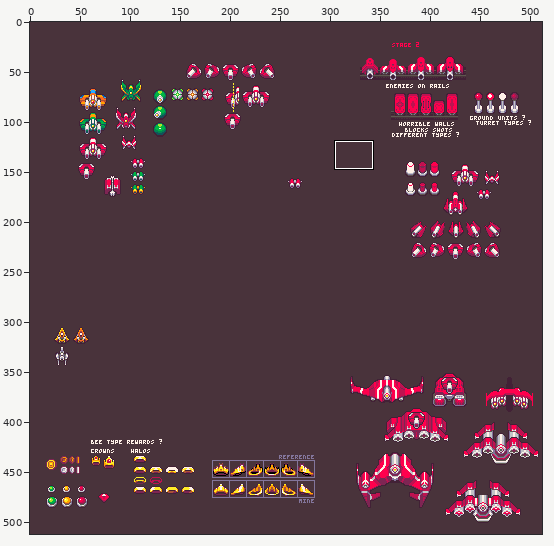
Edited in one commit: pixel-art file (art_folder/enemy_ships.aseprite). The picture above shows the old version from afar; the outline marks the close-up.
Close-up. The starting point:
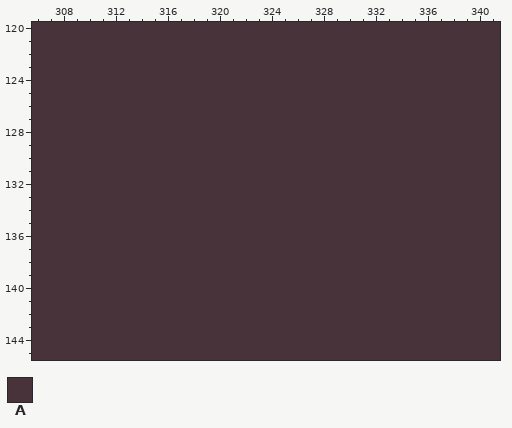
512x512 pixels, 1 frame. Shown: x 306..341, y 120..145.
Visible layers, top first: "Flattened", "Layer 1".
Palette (. is transparent): A #49333b
Pixels before, first column x 306:
120 AAAAAAAAAAAAAAAAAAAAAAAAAAAAAAAAAAAA
121 AAAAAAAAAAAAAAAAAAAAAAAAAAAAAAAAAAAA
122 AAAAAAAAAAAAAAAAAAAAAAAAAAAAAAAAAAAA
123 AAAAAAAAAAAAAAAAAAAAAAAAAAAAAAAAAAAA
124 AAAAAAAAAAAAAAAAAAAAAAAAAAAAAAAAAAAA
125 AAAAAAAAAAAAAAAAAAAAAAAAAAAAAAAAAAAA
126 AAAAAAAAAAAAAAAAAAAAAAAAAAAAAAAAAAAA
127 AAAAAAAAAAAAAAAAAAAAAAAAAAAAAAAAAAAA
128 AAAAAAAAAAAAAAAAAAAAAAAAAAAAAAAAAAAA
129 AAAAAAAAAAAAAAAAAAAAAAAAAAAAAAAAAAAA
130 AAAAAAAAAAAAAAAAAAAAAAAAAAAAAAAAAAAA
131 AAAAAAAAAAAAAAAAAAAAAAAAAAAAAAAAAAAA
132 AAAAAAAAAAAAAAAAAAAAAAAAAAAAAAAAAAAA
133 AAAAAAAAAAAAAAAAAAAAAAAAAAAAAAAAAAAA
134 AAAAAAAAAAAAAAAAAAAAAAAAAAAAAAAAAAAA
135 AAAAAAAAAAAAAAAAAAAAAAAAAAAAAAAAAAAA
136 AAAAAAAAAAAAAAAAAAAAAAAAAAAAAAAAAAAA
137 AAAAAAAAAAAAAAAAAAAAAAAAAAAAAAAAAAAA
138 AAAAAAAAAAAAAAAAAAAAAAAAAAAAAAAAAAAA
139 AAAAAAAAAAAAAAAAAAAAAAAAAAAAAAAAAAAA
140 AAAAAAAAAAAAAAAAAAAAAAAAAAAAAAAAAAAA
141 AAAAAAAAAAAAAAAAAAAAAAAAAAAAAAAAAAAA
142 AAAAAAAAAAAAAAAAAAAAAAAAAAAAAAAAAAAA
143 AAAAAAAAAAAAAAAAAAAAAAAAAAAAAAAAAAAA
144 AAAAAAAAAAAAAAAAAAAAAAAAAAAAAAAAAAAA
145 AAAAAAAAAAAAAAAAAAAAAAAAAAAAAAAAAAAA
Now the later version:
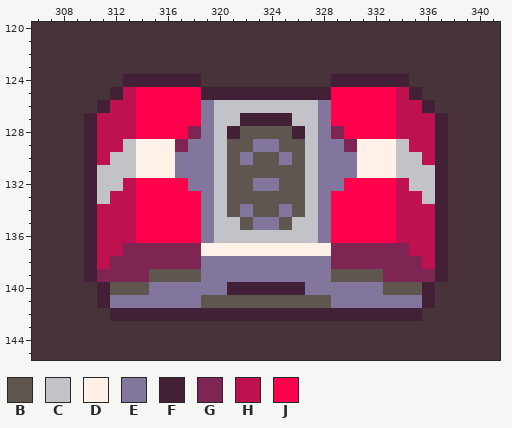
Colours new in this view: B #5f574f  C #c2c3c7  D #fff1e8  E #83769c  F #422136  G #7e2553  H #be1250  J #ff004d
From old to new:
Changed rows in their new state; - is an unchanged pixel.
Layer "Flattened":
first column x 310:
124 ---FFFFFF----------FFFFFF---
125 --FHJJJJJFFFFFFFFFFJJJJJHF--
126 -FHHJJJJJECCCCCCCCEJJJJJHHF-
127 FHHHJJJJJECCFFFFCCEJJJJJHHHF
128 FHHHJJJJGECFBBBBFCEGJJJJHHHF
129 FHHCDDDGEECBBEEBBCEEGDDDCHHF
130 FHCCDDDEEECBEBBEBCEEEDDDCCHF
131 FCCCDDDEEECBBBBBBCEEEDDDCCCF
132 FCCHJJJJEECBBEEBBCEEJJJJHCCF
133 FCHHJJJJJECBBBBBBCEJJJJJHHCF
134 FHHHJJJJJECBEBBEBCEJJJJJHHHF
135 FHHHJJJJJECCBEEBCCEJJJJJHHHF
136 FHHHJJJJJECCCCCCCCEJJJJJHHHF
137 FHHGGGGGGDDDDDDDDDDGGGGGGHHF
138 FHGGGGGGGEEEEEEEEEEGGGGGGGHF
139 FGGGGBBBBEEEEEEEEEEBBBBGGGGF
140 -FBBBEEEEEEFFFFFFEEEEEEBBBF-
141 -FEEEEEEEBBBBBBBBBBEEEEEEEF-
142 --FFFFFFFFFFFFFFFFFFFFFFFF--
